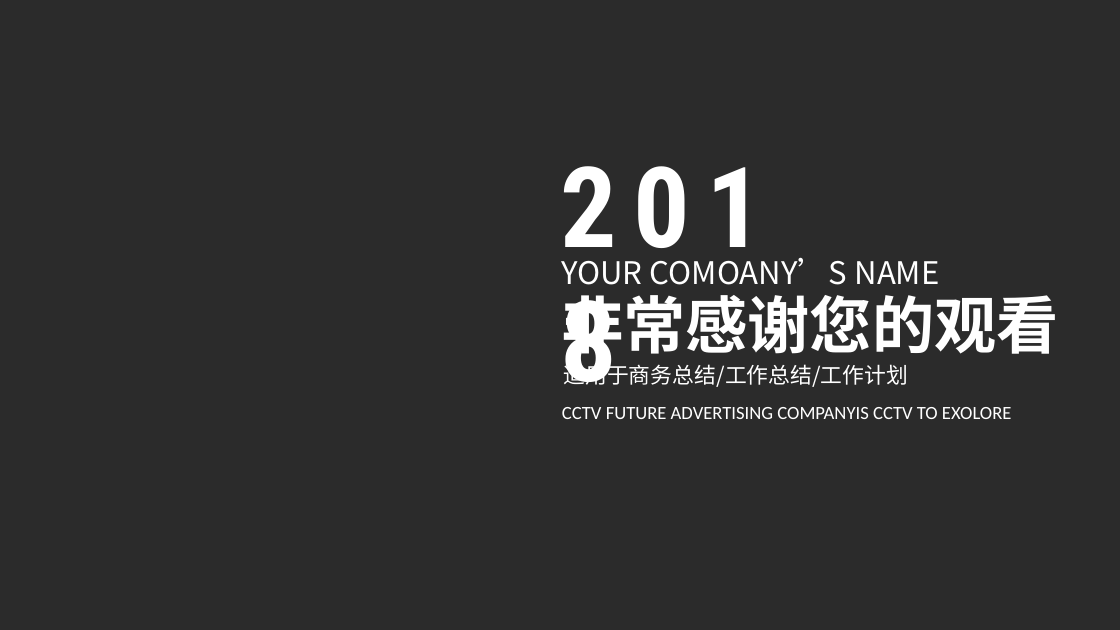
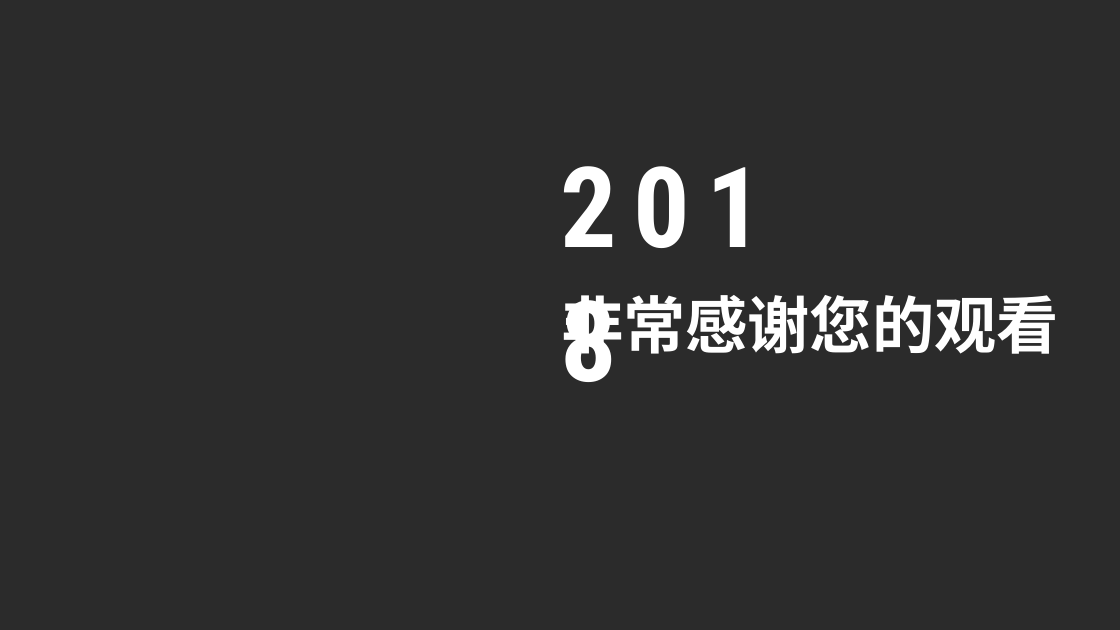
Before and after one commit to ppliu1987/chichool, a slide deck: slide 12 of html/class/lesson_two/AII.pptx (slide 24 before the commit). Drawn at 1120x630 pixels with LibreOffice and Linux fonts; fonts in the diff are those of the drawing; background and template pictures are left out; a plain dark background stands for a picture behind light text. Boxes give left, top, right and bottom in pixels: in the first picture for what was removed or moved away, otherwise in the second. Text is boxed around its words. In the diff, an @@ line names an element or a change of style, - is before the commit and + after.

```diff
--- a/html/class/lesson_two/AII.pptx
+++ b/html/class/lesson_two/AII.pptx
@@ text removed at [561,257,940,285] @@
-YOUR COMOANY’S NAME
@@ text removed at [564,362,909,387] @@
-适用于商务总结/工作总结/工作计划
@@ text removed at [562,407,1012,419] @@
-CCTV FUTURE ADVERTISING COMPANYIS CCTV TO EXOLORE
```
Also in this commit, not shown: 8 slides added, 20 slides removed, 1 other file.
